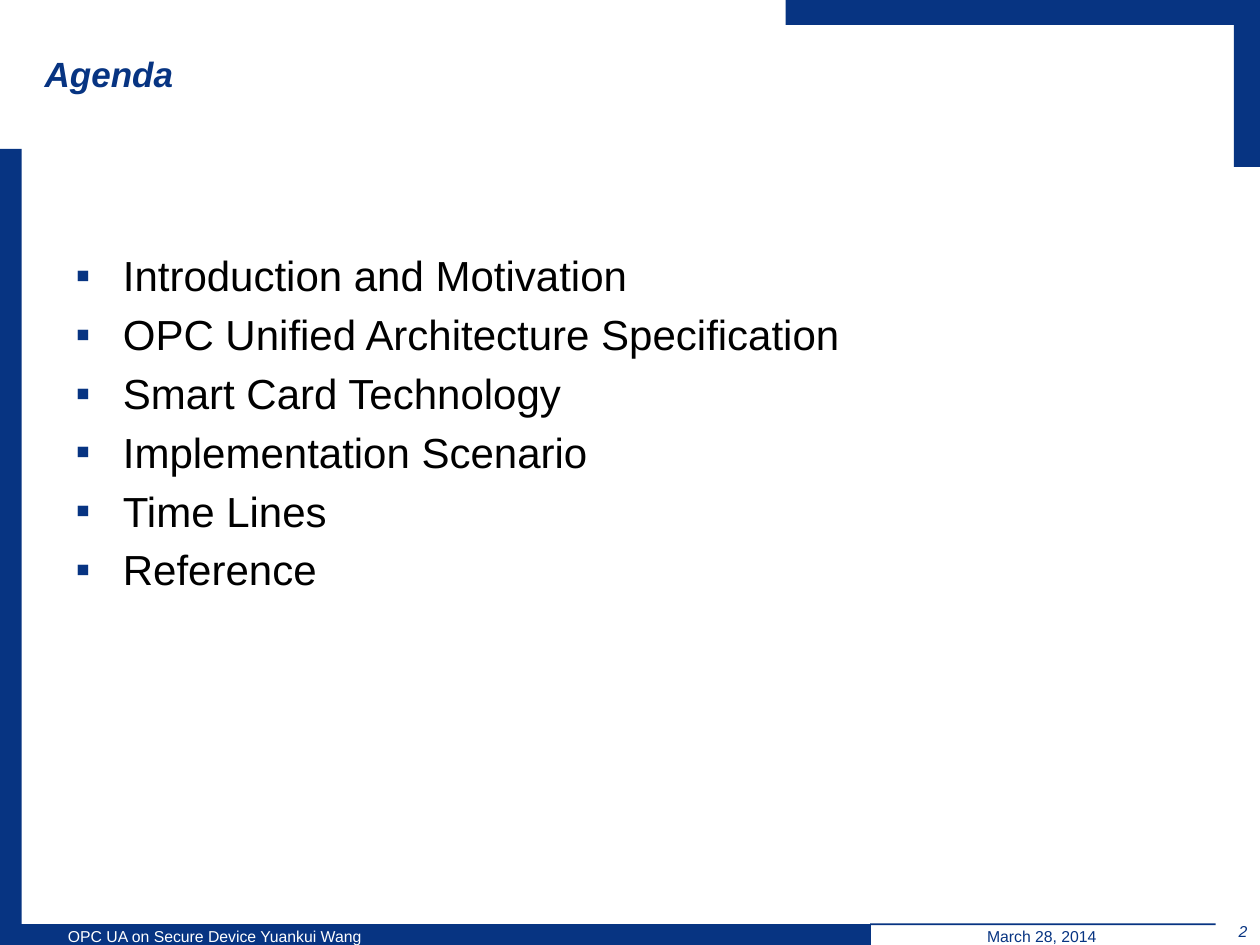
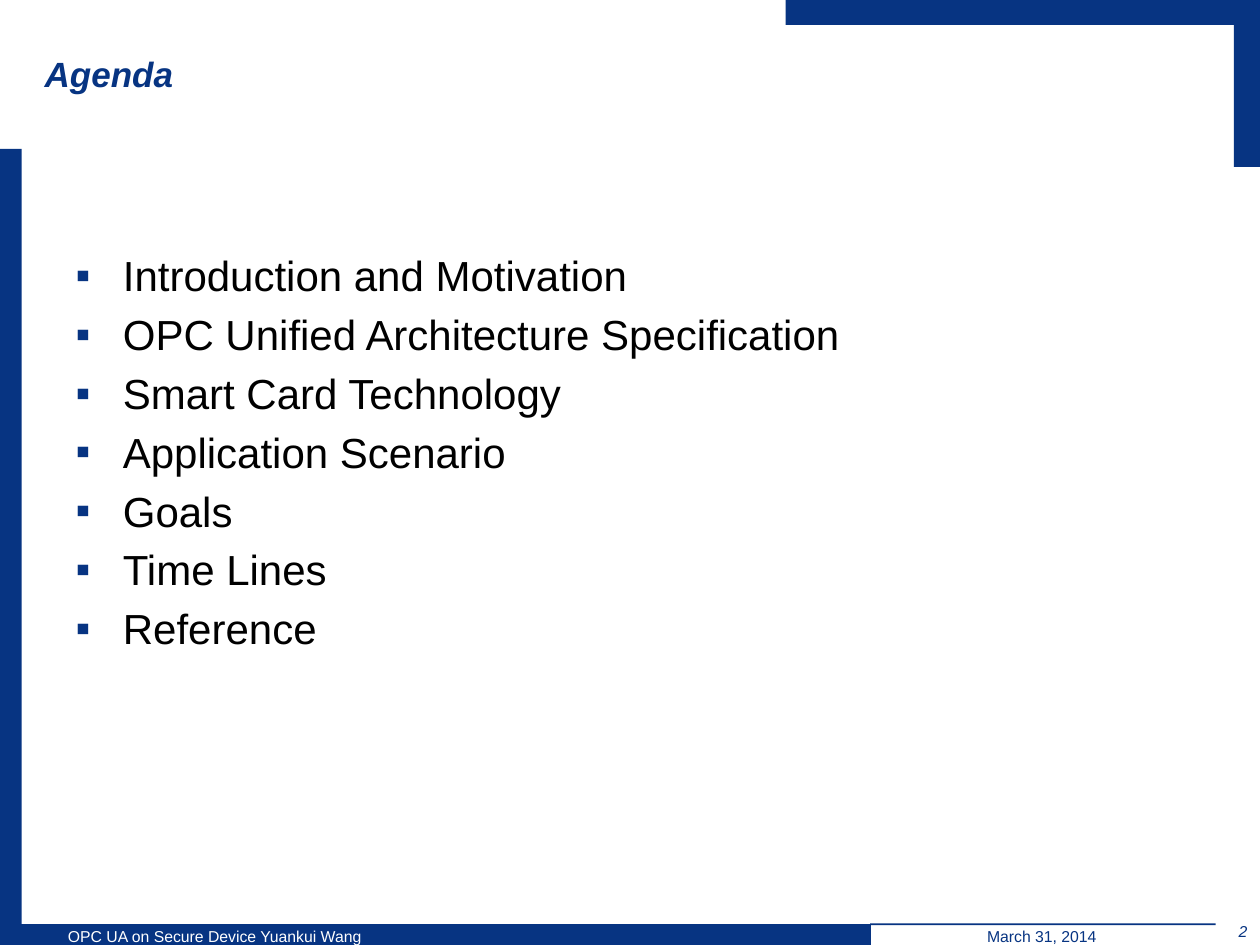
Before and after one commit to wsuetholz/opc-ua-wangyk-upb-morpho, a slide deck: slide 2 of ppt/Einleitung.pptx. Drawn at 1260x945 pixels with LibreOffice and Linux fonts; fonts in the diff are those of the drawing; background and template pictures are left out. Boxes give left, top, right and bottom in pixels: in the first picture for what was removed or moved away, otherwise in the second. Text is boxed around its words. In the diff, an @@ line names an element or a change of style, - is before the commit and + after.

```diff
--- a/ppt/Einleitung.pptx
+++ b/ppt/Einleitung.pptx
@@ text at [123,437,506,528]: text changed @@
-▪ Implementation Scenario
+▪ Application Scenario
+▪ Goals
@@ text at [987,930,1096,944]: text changed @@
-March 28, 2014
+March 31, 2014
```
Also in this commit, not shown: 14 other slides changed, 3 slides added, 1 slide removed.
